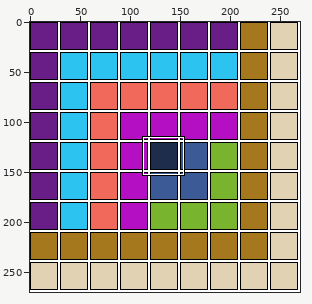
One commit to this sprite sheet: Image/puzzle_13.png. Above: a wide view before the commit, with the close-up outlined.
Close-up. The starting point:
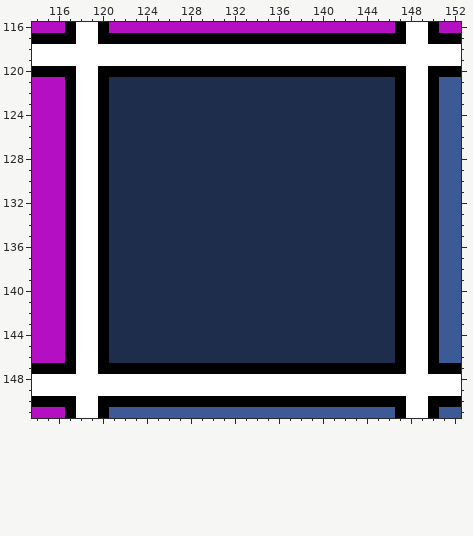
The file is 270x270 pixels. Colours within 5 levels of each other are drawn and written as one. Shown: x 114..152, y 116..151. The commit also changed other parts of the picture, which this record leaves out.
Once edited:
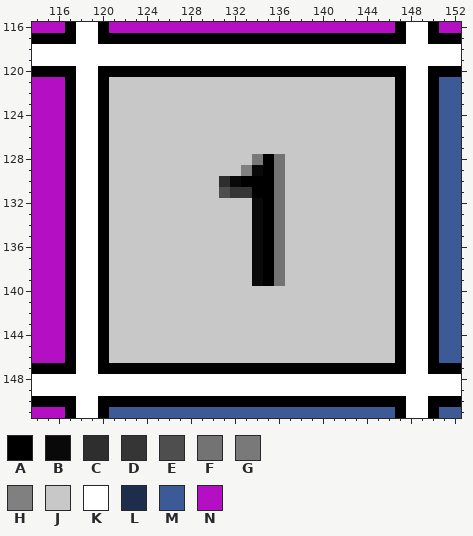
Palette (. is transparent): A #000000  B #090909  C #2e2e2e  D #353535  E #4e4e4e  F #737373  G #797979  H #808080  J #c8c8c8  K #ffffff  L #1e2d4b  M #3c5a96  N #b40fc3
What changed:
{"y":121,"x":121,"old":"LLLLLLLLLLLLLLLLLLLLLLLLLL","new":"JJJJJJJJJJJJJJJJJJJJJJJJJJ"}
{"y":122,"x":121,"old":"LLLLLLLLLLLLLLLLLLLLLLLLLL","new":"JJJJJJJJJJJJJJJJJJJJJJJJJJ"}
{"y":123,"x":121,"old":"LLLLLLLLLLLLLLLLLLLLLLLLLL","new":"JJJJJJJJJJJJJJJJJJJJJJJJJJ"}
{"y":124,"x":121,"old":"LLLLLLLLLLLLLLLLLLLLLLLLLL","new":"JJJJJJJJJJJJJJJJJJJJJJJJJJ"}
{"y":125,"x":121,"old":"LLLLLLLLLLLLLLLLLLLLLLLLLL","new":"JJJJJJJJJJJJJJJJJJJJJJJJJJ"}
{"y":126,"x":121,"old":"LLLLLLLLLLLLLLLLLLLLLLLLLL","new":"JJJJJJJJJJJJJJJJJJJJJJJJJJ"}
{"y":127,"x":121,"old":"LLLLLLLLLLLLLLLLLLLLLLLLLL","new":"JJJJJJJJJJJJJJJJJJJJJJJJJJ"}
{"y":128,"x":121,"old":"LLLLLLLLLLLLLLLLLLLLLLLLLL","new":"JJJJJJJJJJJJJGAFJJJJJJJJJJ"}
{"y":129,"x":121,"old":"LLLLLLLLLLLLLLLLLLLLLLLLLL","new":"JJJJJJJJJJJJHBAFJJJJJJJJJJ"}
{"y":130,"x":121,"old":"LLLLLLLLLLLLLLLLLLLLLLLLLL","new":"JJJJJJJJJJCBAAAFJJJJJJJJJJ"}
{"y":131,"x":121,"old":"LLLLLLLLLLLLLLLLLLLLLLLLLL","new":"JJJJJJJJJJEDDAAFJJJJJJJJJJ"}
{"y":132,"x":121,"old":"LLLLLLLLLLLLLLLLLLLLLLLLLL","new":"JJJJJJJJJJJJJBAFJJJJJJJJJJ"}
{"y":133,"x":121,"old":"LLLLLLLLLLLLLLLLLLLLLLLLLL","new":"JJJJJJJJJJJJJBAFJJJJJJJJJJ"}
{"y":134,"x":121,"old":"LLLLLLLLLLLLLLLLLLLLLLLLLL","new":"JJJJJJJJJJJJJBAFJJJJJJJJJJ"}
{"y":135,"x":121,"old":"LLLLLLLLLLLLLLLLLLLLLLLLLL","new":"JJJJJJJJJJJJJBAFJJJJJJJJJJ"}
{"y":136,"x":121,"old":"LLLLLLLLLLLLLLLLLLLLLLLLLL","new":"JJJJJJJJJJJJJBAFJJJJJJJJJJ"}
{"y":137,"x":121,"old":"LLLLLLLLLLLLLLLLLLLLLLLLLL","new":"JJJJJJJJJJJJJBAFJJJJJJJJJJ"}
{"y":138,"x":121,"old":"LLLLLLLLLLLLLLLLLLLLLLLLLL","new":"JJJJJJJJJJJJJBAFJJJJJJJJJJ"}
{"y":139,"x":121,"old":"LLLLLLLLLLLLLLLLLLLLLLLLLL","new":"JJJJJJJJJJJJJBAFJJJJJJJJJJ"}
{"y":140,"x":121,"old":"LLLLLLLLLLLLLLLLLLLLLLLLLL","new":"JJJJJJJJJJJJJJJJJJJJJJJJJJ"}
{"y":141,"x":121,"old":"LLLLLLLLLLLLLLLLLLLLLLLLLL","new":"JJJJJJJJJJJJJJJJJJJJJJJJJJ"}
{"y":142,"x":121,"old":"LLLLLLLLLLLLLLLLLLLLLLLLLL","new":"JJJJJJJJJJJJJJJJJJJJJJJJJJ"}
{"y":143,"x":121,"old":"LLLLLLLLLLLLLLLLLLLLLLLLLL","new":"JJJJJJJJJJJJJJJJJJJJJJJJJJ"}
{"y":144,"x":121,"old":"LLLLLLLLLLLLLLLLLLLLLLLLLL","new":"JJJJJJJJJJJJJJJJJJJJJJJJJJ"}
{"y":145,"x":121,"old":"LLLLLLLLLLLLLLLLLLLLLLLLLL","new":"JJJJJJJJJJJJJJJJJJJJJJJJJJ"}
{"y":146,"x":121,"old":"LLLLLLLLLLLLLLLLLLLLLLLLLL","new":"JJJJJJJJJJJJJJJJJJJJJJJJJJ"}
